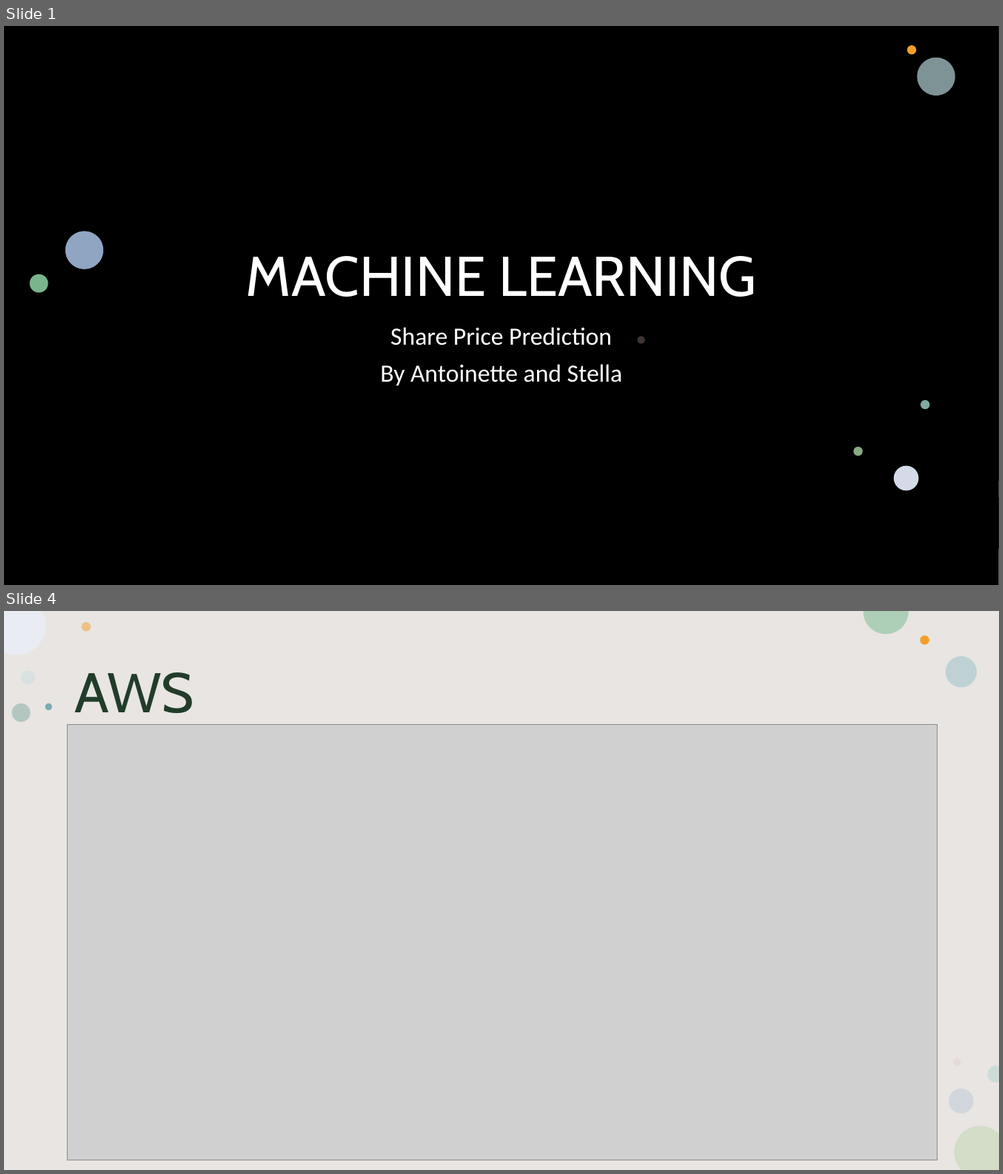
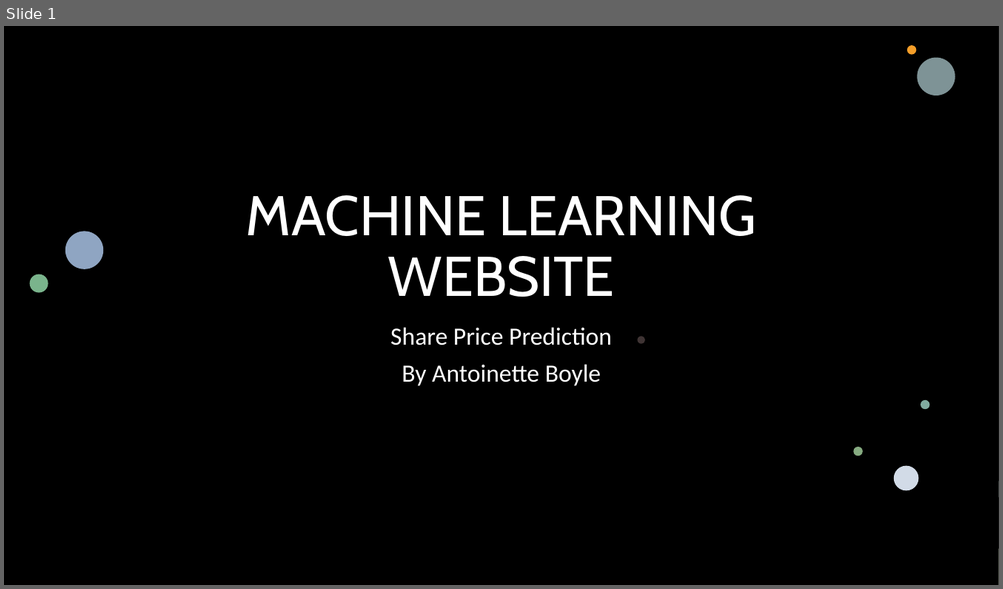
Before and after one commit to antoinetteboyle/Demystifying-ML, a slide deck: MACHINE LEARNING.pptx. Shown one above the other, each under a label of ours: slides 1 and 4 before the commit, slide 1 after it; the slides between them are not shown. The pictures are 1003x1174 and 1003x589 pixels, drawn with LibreOffice and Linux fonts; fonts in the diff are those of the drawing; grey boxes stand for pictures; background and template pictures are left out; a plain dark background stands for a picture behind light text. Boxes give left, top, right and bottom in pixels: in the first picture for what was removed or moved away, otherwise in the second. Text is boxed around its words. In the diff, an @@ line names an element or a change of style, - is before the commit and + after.

Commit message:
latest updates to website

```diff
--- a/MACHINE LEARNING.pptx
+++ b/MACHINE LEARNING.pptx
@@ slide 4 removed at <box>4,611,999,1170</box>, background #FFFFFF; not listed: 4 template elements that a slide beside it also shows @@
@@ rectangle removed at <box>4,611,999,1170</box> @@
@@ title removed at <box>75,672,194,725</box> @@
-AWS
@@ group removed at <box>11,622,977,1114</box>: 8 ellipses @@
@@ picture removed at <box>68,724,937,1160</box> @@
@@ slide 1 changed as well @@
@@ title at <box>246,195,756,297</box>: text changed @@
-MACHINE LEARNING
+MACHINE LEARNING
+WEBSITE
@@ subtitle at <box>401,364,600,386</box>: text changed @@
-By Antoinette and Stella
+By Antoinette Boyle
```
Also in this commit, not shown: 4 other slides changed, 2 slides added, 2 other slides removed, 58 other files.
